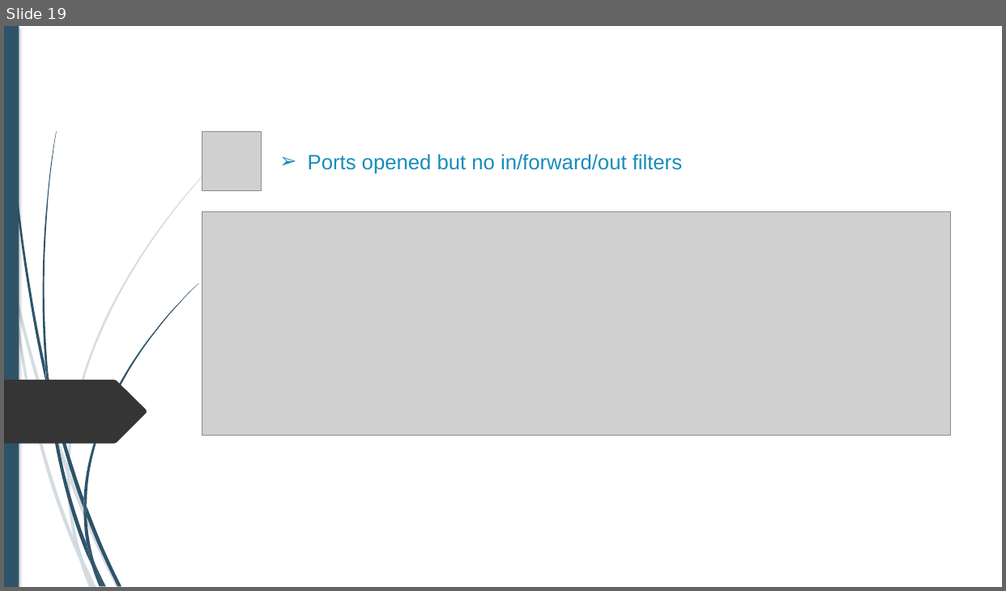
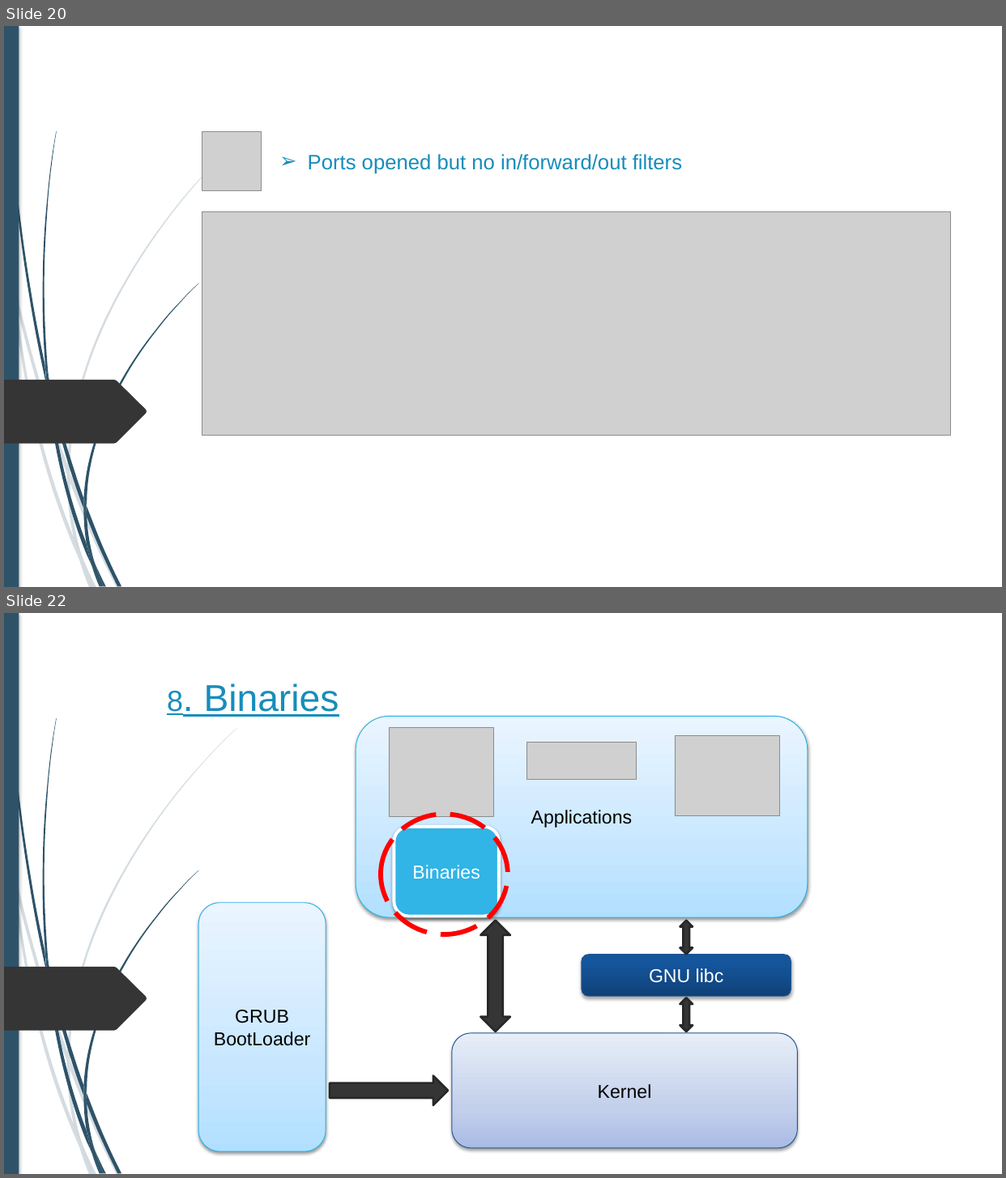
Before and after one commit to alexandreAubois/Secu_linux, a slide deck: Projet-Linux.pptx. Shown one above the other, each under a label of ours: slide 19 before the commit, slides 20 and 22 after it; the slides between them are not shown. The pictures are 1006x591 and 1006x1178 pixels, drawn with LibreOffice and Linux fonts; fonts in the diff are those of the drawing; grey boxes stand for pictures; background and template pictures are left out. Boxes give left, top, right and bottom in pixels: in the first picture for what was removed or moved away, otherwise in the second. Text is boxed around its words. In the diff, an @@ line names an element or a change of style, - is before the commit and + after.

```diff
--- a/Projet-Linux.pptx
+++ b/Projet-Linux.pptx
@@ slide 22 added at <box>4,613,1002,1174</box>, background #FFFFFF; not listed: 24 template elements that a slide beside it also shows @@
@@ text added at <box>167,683,339,717</box>, 36 pt, text #178DBB, underline @@
+8. Binaries
@@ group added at <box>198,717,808,1152</box>: 4 rounded rectangles, 3 pictures, 3 up down arrows, 1 right arrow @@
+GRUB
+BootLoader
+Kernel
+GNU libc
+Applications
@@ ellipse added at <box>381,815,508,935</box>, outline #FF0000 4.5 pt dashed @@
@@ rounded rectangle added at <box>394,827,499,917</box>, fill #31B4E6, outline #FFFFFF 3 pt, 18 pt, text #FFFFFF @@
+Binaries
@@ what was slide 19 is now slide 20 @@
```
Also in this commit, not shown: 5 slides changed, 9 other slides added.
